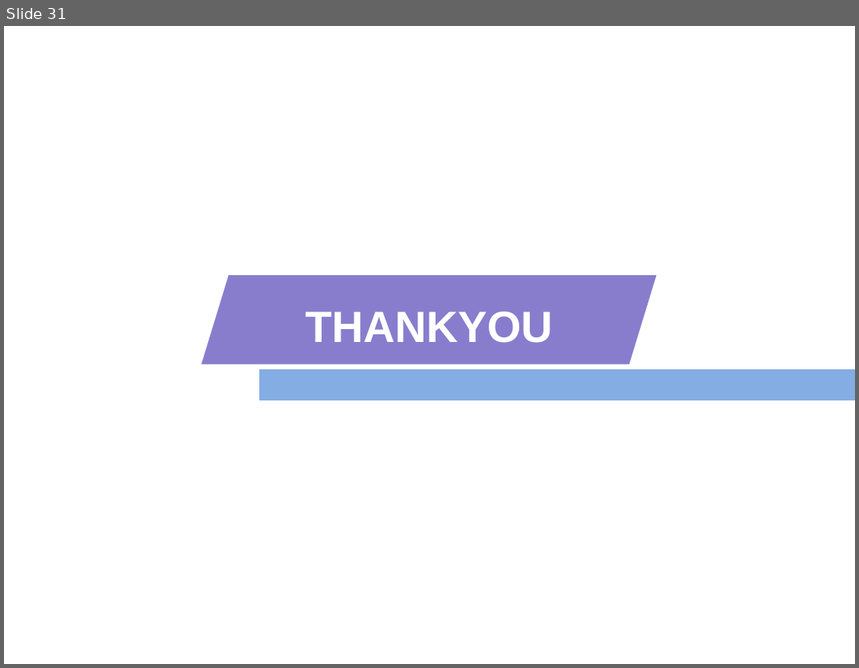
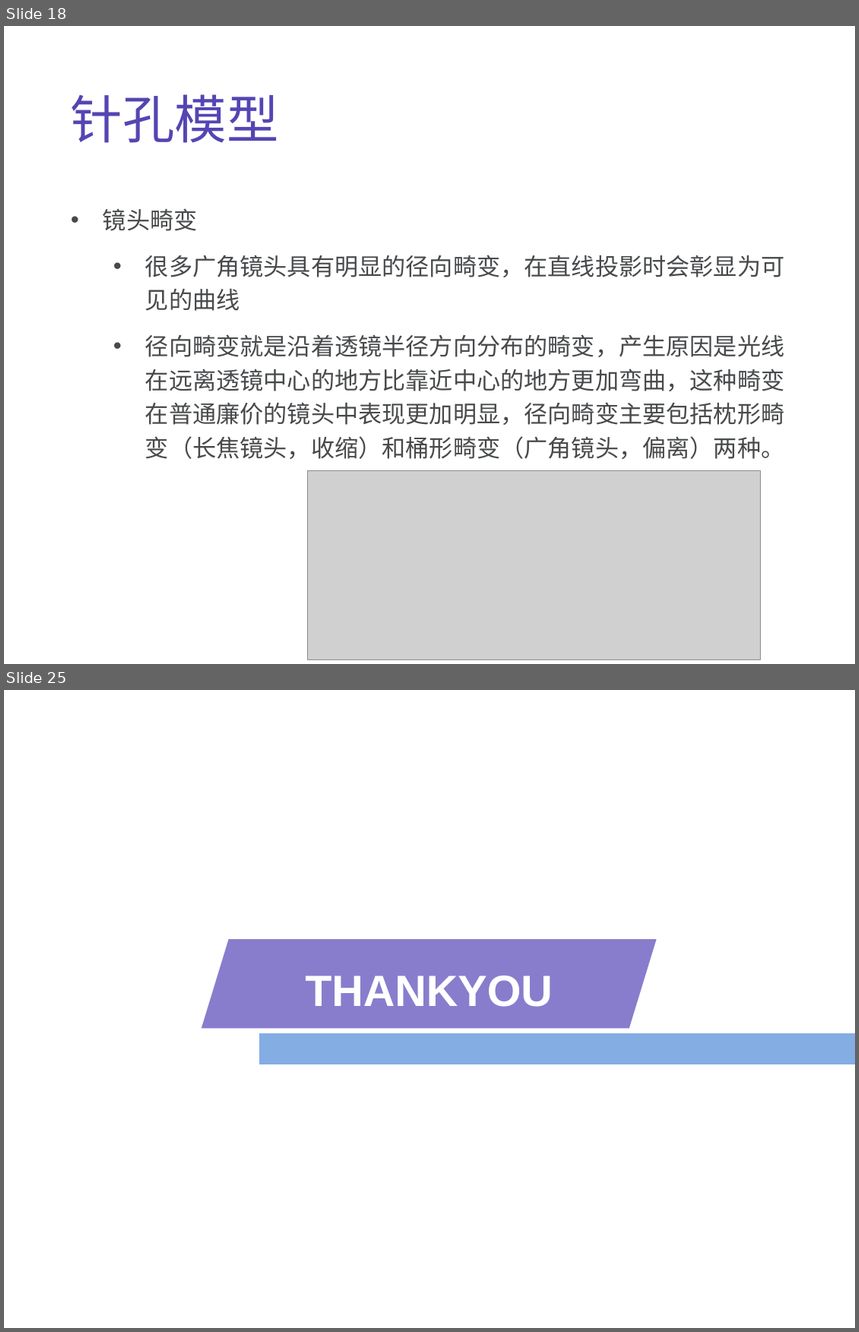
Before and after one commit to fengqiang111/evolution_plan, a slide deck: cv/2-图像形成.ppt. Shown one above the other, each under a label of ours: slide 31 before the commit, slides 18 and 25 after it; the slides between them are not shown. The pictures are 859x668 and 859x1332 pixels, drawn with LibreOffice and Linux fonts; fonts in the diff are those of the drawing; grey boxes stand for pictures. Boxes give left, top, right and bottom in pixels: in the first picture for what was removed or moved away, otherwise in the second. Text is boxed around its words. In the diff, an @@ line names an element or a change of style, - is before the commit and + after.

```diff
--- a/cv/2-图像形成.ppt
+++ b/cv/2-图像形成.ppt
@@ slide 18 added at (x1=4, y1=26, x2=855, y2=664), background #FFFFFF @@
@@ text added at (x1=71, y1=94, x2=279, y2=143), 44 pt, text #5445B3 @@
+针孔模型
@@ text added at (x1=103, y1=208, x2=785, y2=459), 20 pt, text #47494B @@
+• 镜头畸变
+  • 很多广角镜头具有明显的径向畸变，在直线投影时会彰显为可见的曲线
+  • 径向畸变就是沿着透镜半径方向分布的畸变，产生原因是光线在远离透镜中心的地方比靠近中心的地方更加弯曲，这种畸变在普通廉价的镜头中表现更加明显，径向畸变主要包括枕形畸变（长焦镜头，收缩）和桶形畸变（广角镜头，偏离）两种。
@@ picture added at (x1=308, y1=471, x2=761, y2=659) @@
@@ what was slide 31 is now slide 25 @@
```
Also in this commit, not shown: 23 other slides added, 30 slides removed.
